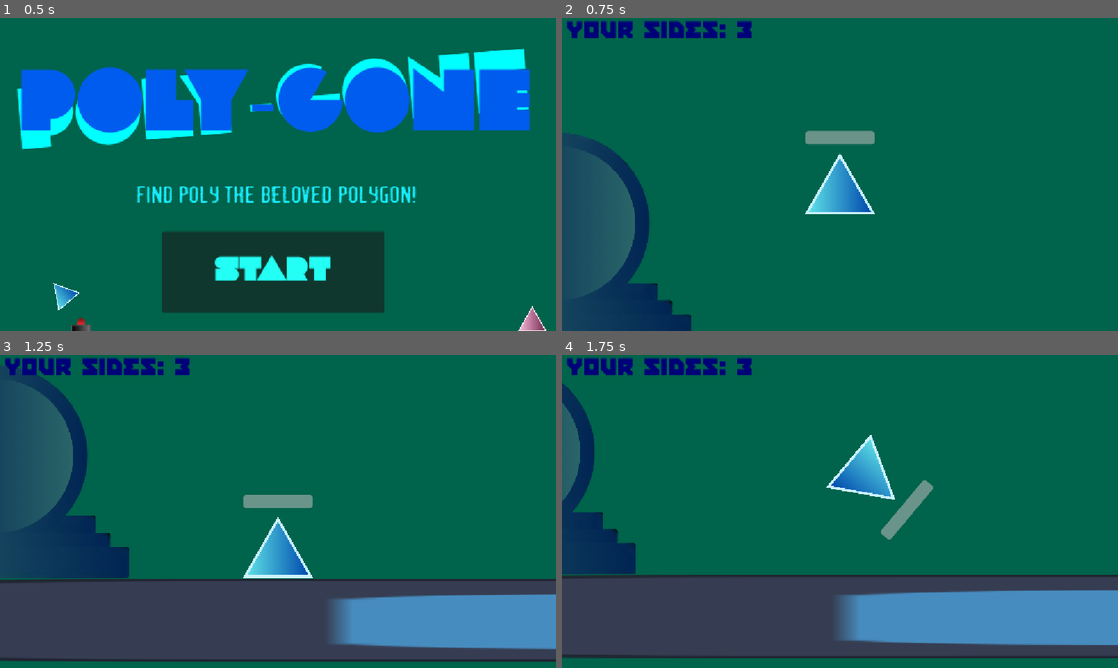
Above: before the commit, frames 1-4 (two rows, left to right).
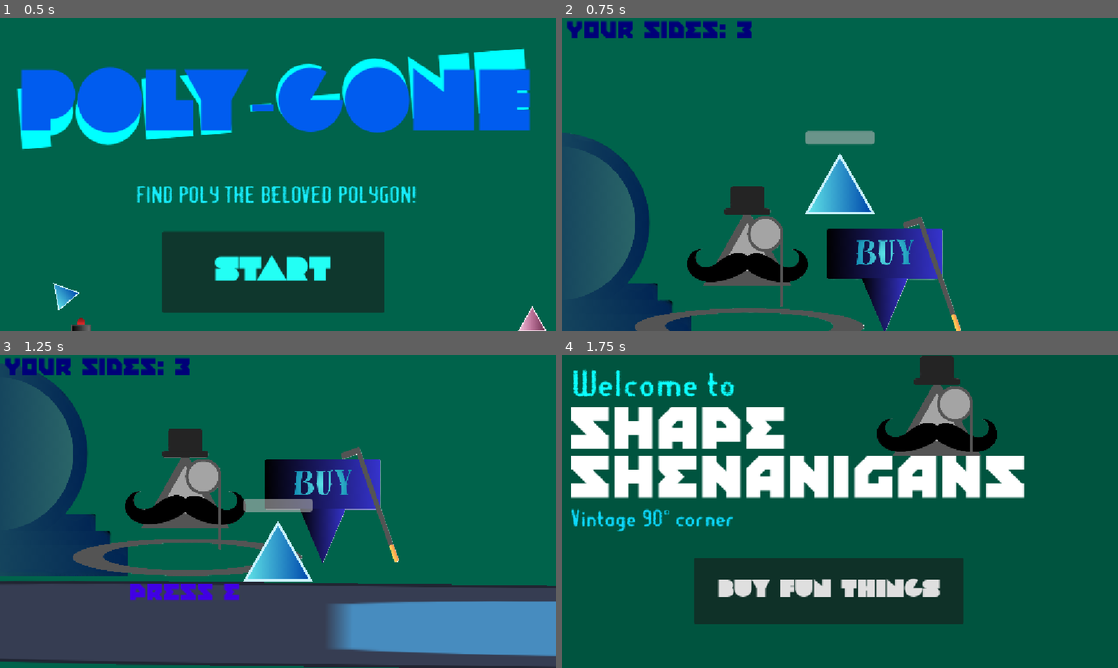
Above: after the commit, the same moments.

Repository: Eldragon126/Shapes
Game: Godot game, scene res://nodes/title_screen.tscn
Two runs of this game, one before a commit and one after it. Both use one fixed random seed, a clock stepped at 60 frames per second and the inputs below. The engine's default icon, where the game draws it, is replaced by a stand-in: a white triangle on a blue panel in a dark square. Sound files missing from this copy of the repository are replaced by a short silence.
Inputs (mouse positions are in pixels of both pictures, inside the frame that each line leads up to):
- Up to frame 1 (0.5 s): no input
- Up to frame 2 (0.75 s): click "Start" at 0.5 s
- Up to frame 3 (1.25 s): no input
- Up to frame 4 (1.75 s): tap E (interact_button) at 1.25, 1.35 s; move the mouse to (962, 495) at 1.27 s; hold Right (ui_right) from 1.28 s (still down); tap Space (jump) at 1.52 s

Frame 1 is identical in both runs. In frame 2, 8.8% of the frame differs, in the area x 13-72%, y 53-100%; in frame 3, 17%; in frame 4, 51%, in the area x 0-100%, y 0-97%.

Commit message:
Don't you love 67

Diff:
--- a/main_scene.tscn
+++ b/main_scene.tscn
@@ -13,7 +13,6 @@
 [ext_resource type="PackedScene" uid="uid://rrp2e23hdmel" path="res://nodes/Enemies/67_enemy.tscn" id="11_qwutr"]
 [ext_resource type="PackedScene" uid="uid://cxfruhe34d20q" path="res://nodes/Enemies/spike.tscn" id="12_671wp"]
 [ext_resource type="PackedScene" uid="uid://d0bjm8fb2mn6" path="res://nodes/lever.tscn" id="13_mo76n"]
-[ext_resource type="PackedScene" uid="uid://cut8uhqnbh0o4" path="res://nodes/physical_shop.tscn" id="14_42l1d"]
 
 [sub_resource type="CircleShape2D" id="CircleShape2D_wr18j"]
 radius = 62.514
--- a/nodes/debug_scene.tscn
+++ b/nodes/debug_scene.tscn
@@ -1,12 +1,14 @@
-[gd_scene load_steps=9 format=3 uid="uid://gampxe8c8u14"]
+[gd_scene load_steps=11 format=3 uid="uid://gampxe8c8u14"]
 
 [ext_resource type="PackedScene" uid="uid://c46pjj1kuownp" path="res://nodes/transformation_tomb.tscn" id="1_5qlkd"]
 [ext_resource type="Script" uid="uid://brbxev1anibql" path="res://scripts/map.gd" id="1_wpvxr"]
 [ext_resource type="Texture2D" uid="uid://js4tpq8uy8bp" path="res://icon.svg" id="2_137k3"]
 [ext_resource type="PackedScene" uid="uid://hfedesmkpl6q" path="res://nodes/player.tscn" id="3_137k3"]
-[ext_resource type="PackedScene" path="res://nodes/physical_shop.tscn" id="4_wpvxr"]
+[ext_resource type="PackedScene" uid="uid://cut8uhqnbh0o4" path="res://nodes/physical_shop.tscn" id="4_wpvxr"]
 [ext_resource type="PackedScene" uid="uid://dtkld6sdexyiu" path="res://nodes/enemy_triangle.tscn" id="6_d13pl"]
 [ext_resource type="PackedScene" uid="uid://c6dyik6epnkt0" path="res://nodes/ballon_transition.tscn" id="7_iqdfs"]
+[ext_resource type="AudioStream" uid="uid://douojtt6kiabb" path="res://assets/Chill Background (Name Later).mp3" id="8_d13pl"]
+[ext_resource type="PackedScene" uid="uid://rrp2e23hdmel" path="res://nodes/Enemies/67_enemy.tscn" id="9_3jfbe"]
 
 [sub_resource type="RectangleShape2D" id="RectangleShape2D_wkvbf"]
 size = Vector2(7382, 112)
@@ -80,9 +82,18 @@
 position = Vector2(1043, -369)
 
 [node name="PhysicalShop" parent="." instance=ExtResource("4_wpvxr")]
-position = Vector2(3274, -131)
+position = Vector2(851, -221)
 
 [node name="enemy_triangle" parent="." instance=ExtResource("6_d13pl")]
 position = Vector2(2340, -142)
 
 [node name="ballon_transition" parent="." instance=ExtResource("7_iqdfs")]
+
+[node name="AudioStreamPlayer" type="AudioStreamPlayer" parent="."]
+stream = ExtResource("8_d13pl")
+volume_db = -10.0
+autoplay = true
+
+[node name="67Enemy" parent="." instance=ExtResource("9_3jfbe")]
+position = Vector2(7089, -444)
+mass = 0.1
--- a/nodes/shop.tscn
+++ b/nodes/shop.tscn
@@ -7,6 +7,94 @@
 [ext_resource type="Texture2D" uid="uid://thwp3iatqkq1" path="res://assets/MustacheTriangle.png" id="4_wldo4"]
 [ext_resource type="FontFile" uid="uid://ye10sod4od46" path="res://assets/Fonts/LOT.otf" id="5_fxcnm"]
 [ext_resource type="Texture2D" uid="uid://bvcncq2uittnn" path="res://assets/CuteEye.png" id="7_7muav"]
+[ext_resource type="AudioStream" uid="uid://i2a0lp8b3i6g" path="res://assets/Soundtrack/Six Shot Revolver.mp3" id="8_qy4cf"]
+[ext_resource type="AudioStream" uid="uid://crmgi2lh1o3sm" path="res://assets/Soundtrack/Ghost_Town.mp3" id="9_j8cl4"]
+
+[sub_resource type="Animation" id="Animation_qy4cf"]
+resource_name = "new_animation"
+length = 2.0
+loop_mode = 2
+tracks/0/type = "value"
+tracks/0/imported = false
+tracks/0/enabled = true
+tracks/0/path = NodePath("YouGotThis:theme_override_colors/default_color")
+tracks/0/interp = 1
+tracks/0/loop_wrap = true
+tracks/0/keys = {
+"times": PackedFloat32Array(0, 1.5),
+"transitions": PackedFloat32Array(1, 1),
+"update": 0,
+"values": [Color(1, 0, 1, 1), Color(1, 1, 1, 1)]
+}
+tracks/1/type = "value"
+tracks/1/imported = false
+tracks/1/enabled = true
+tracks/1/path = NodePath("Saying:theme_override_colors/default_color")
+tracks/1/interp = 1
+tracks/1/loop_wrap = true
+tracks/1/keys = {
+"times": PackedFloat32Array(0, 1.4666667),
+"transitions": PackedFloat32Array(1, 1),
+"update": 0,
+"values": [Color(0.047058824, 1, 1, 1), Color(0.047058824, 0.5372549, 1, 1)]
+}
+tracks/2/type = "value"
+tracks/2/imported = false
+tracks/2/enabled = true
+tracks/2/path = NodePath("Eye:scale")
+tracks/2/interp = 1
+tracks/2/loop_wrap = true
+tracks/2/keys = {
+"times": PackedFloat32Array(0, 0.1, 0.9, 1.0333333, 1.1666666),
+"transitions": PackedFloat32Array(1, 1, 1, 1, 1),
+"update": 0,
+"values": [Vector2(0.5, 0.01), Vector2(0.5, 0.5), Vector2(0.5, 0.5), Vector2(0.5, 0.01), Vector2(0.5, 0.5)]
+}
+
+[sub_resource type="Animation" id="Animation_j8cl4"]
+length = 0.001
+tracks/0/type = "value"
+tracks/0/imported = false
+tracks/0/enabled = true
+tracks/0/path = NodePath("YouGotThis:theme_override_colors/default_color")
+tracks/0/interp = 1
+tracks/0/loop_wrap = true
+tracks/0/keys = {
+"times": PackedFloat32Array(0),
+"transitions": PackedFloat32Array(1),
+"update": 0,
+"values": [Color(1, 0, 1, 1)]
+}
+tracks/1/type = "value"
+tracks/1/imported = false
+tracks/1/enabled = true
+tracks/1/path = NodePath("Saying:theme_override_colors/default_color")
+tracks/1/interp = 1
+tracks/1/loop_wrap = true
+tracks/1/keys = {
+"times": PackedFloat32Array(0),
+"transitions": PackedFloat32Array(1),
+"update": 0,
+"values": [Color(0.047058824, 1, 1, 1)]
+}
+tracks/2/type = "value"
+tracks/2/imported = false
+tracks/2/enabled = true
+tracks/2/path = NodePath("Eye:scale")
+tracks/2/interp = 1
+tracks/2/loop_wrap = true
+tracks/2/keys = {
+"times": PackedFloat32Array(0),
+"transitions": PackedFloat32Array(1),
+"update": 0,
+"values": [Vector2(0.5, 0.5)]
+}
+
+[sub_resource type="AnimationLibrary" id="AnimationLibrary_tiryu"]
+_data = {
+&"RESET": SubResource("Animation_j8cl4"),
+&"new_animation": SubResource("Animation_qy4cf")
+}
 
 [node name="Shop" type="Control"]
 process_mode = 3
@@ -65,6 +153,10 @@
 color = Color(0, 0.32941177, 0.24705882, 1)
 
 [node name="ShopAnimations" type="AnimationPlayer" parent="."]
+libraries = {
+&"": SubResource("AnimationLibrary_tiryu")
+}
+autoplay = "new_animation"
 
 [node name="OldMan" type="Sprite2D" parent="."]
 position = Vector2(777, 128)
@@ -147,6 +239,7 @@
 offset_top = 678.0
 offset_right = 772.0
 offset_bottom = 756.0
+theme_override_colors/default_color = Color(1, 0, 1, 1)
 theme_override_fonts/normal_font = ExtResource("5_fxcnm")
 theme_override_font_sizes/normal_font_size = 70
 text = "For Poly"
@@ -166,5 +259,11 @@
 scale = Vector2(0.5, 0.5)
 texture = ExtResource("7_7muav")
 
+[node name="AudioStreamPlayer" type="AudioStreamPlayer" parent="."]
+stream = ExtResource("8_qy4cf")
+
+[node name="AudioStreamPlayer2" type="AudioStreamPlayer" parent="."]
+stream = ExtResource("9_j8cl4")
+
 [connection signal="pressed" from="Buy" to="." method="_on_buy_pressed"]
 [connection signal="pressed" from="CenterContainer/BuyThingsVBox/Quit" to="." method="_on_quit_pressed"]
--- a/scripts/physical_shop.gd
+++ b/scripts/physical_shop.gd
@@ -12,7 +12,8 @@
 			alreadyinteracted = true
 			var shop = load("res://nodes/shop.tscn").instantiate()
 			$CanvasLayer.add_child(shop)
-		$Label.show()
+		if alreadyinteracted == false:
+			$Label.show()
 	else:
 		$Label.hide()
 		alreadyinteracted = false
--- a/scripts/shop.gd
+++ b/scripts/shop.gd
@@ -2,10 +2,17 @@
 
 func _ready() -> void:
 	pass
+	var WhichSong = randi_range(1,2)
+	if WhichSong == 1:
+		$AudioStreamPlayer.play()
+	else:
+		$AudioStreamPlayer2.play()
 
 func _on_buy_pressed() -> void:
 	$".".position = Vector2(0, -648)
 
 func _on_quit_pressed() -> void:
 	get_tree().paused = false
+	$AudioStreamPlayer2.stop()
+	$AudioStreamPlayer.stop()
 	queue_free()   # closes the pause menu
Not shown, added: assets/Soundtrack/Challenge Accepted.mp3.import
Not shown, added: assets/Soundtrack/Christmas Town - Memories.wav.import
Not shown, added: assets/Soundtrack/Ghost_Town.mp3.import
Not shown, added: assets/Soundtrack/River Song.wav.import
Not shown, added: assets/Soundtrack/Six Shot Revolver.mp3.import
Not shown: 1 places in main_scene.tscn that only renumber resources
Not shown: 1 places in nodes/shop.tscn that only renumber resources
Not shown, added: assets/Soundtrack/Challenge Accepted.mp3
Not shown, added: assets/Soundtrack/Christmas Town - Memories.wav
Not shown, added: assets/Soundtrack/Ghost_Town.mp3
Not shown, added: assets/Soundtrack/River Song.wav
Not shown, added: assets/Soundtrack/Six Shot Revolver.mp3
